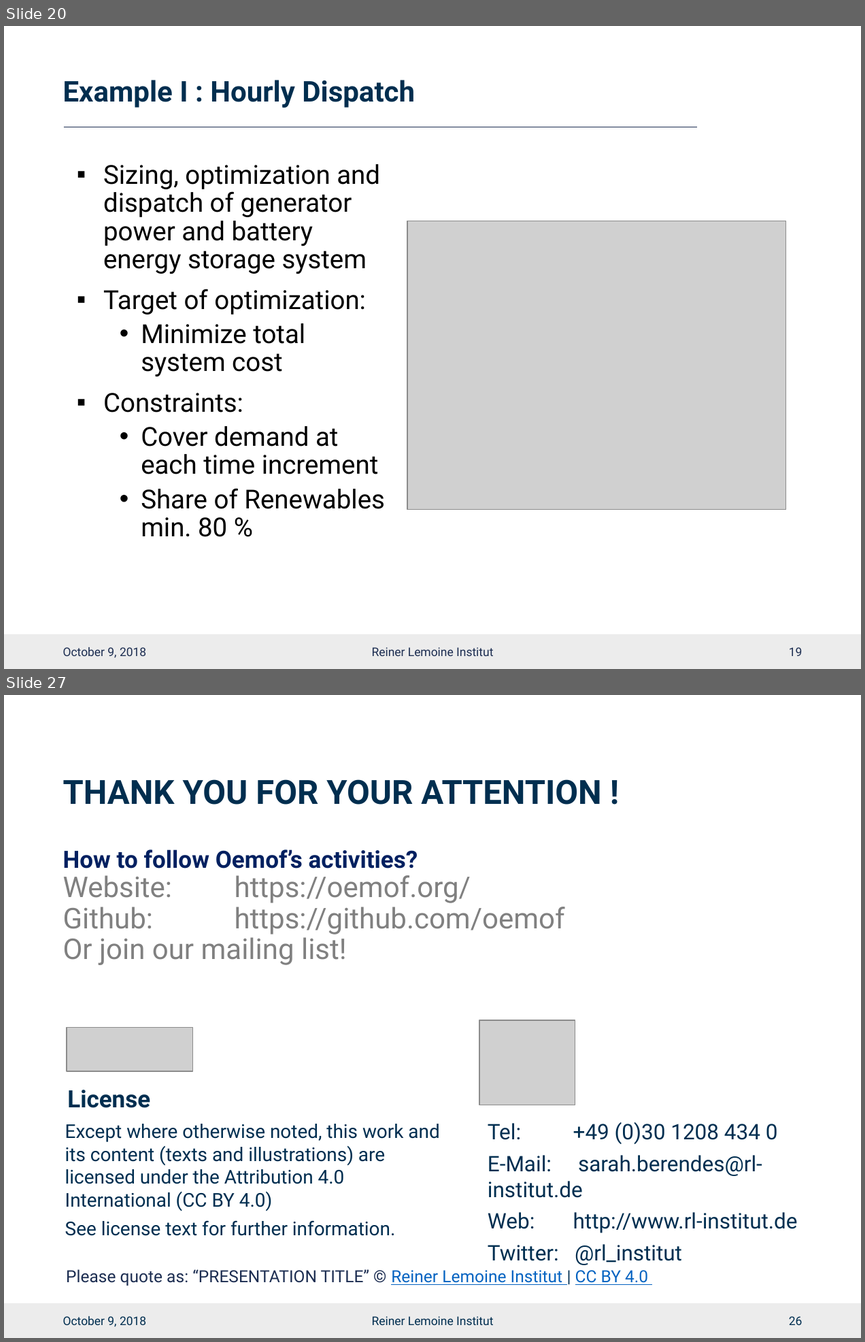
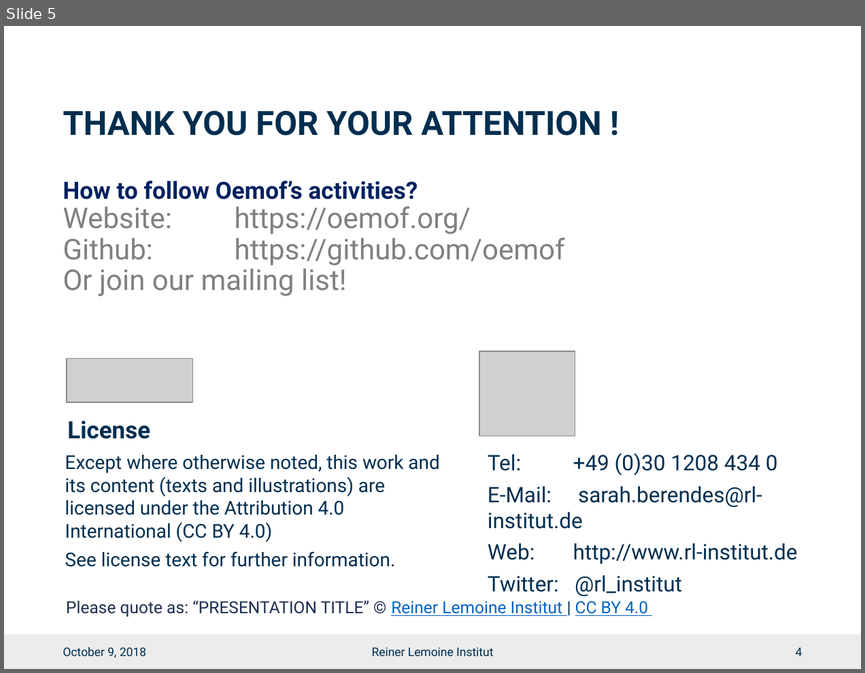
Before and after one commit to smartie2076/oemof_workshop, a slide deck: Oemof_Workshop_11_Closing.pptx. Shown one above the other, each under a label of ours: slides 20 and 27 before the commit, slide 5 after it; the slides between them are not shown. The pictures are 865x1342 and 865x673 pixels, drawn with LibreOffice and Linux fonts; fonts in the diff are those of the drawing; grey boxes stand for pictures; background and template pictures are left out. Boxes give left, top, right and bottom in pixels: in the first picture for what was removed or moved away, otherwise in the second. Text is boxed around its words. In the diff, an @@ line names an element or a change of style, - is before the commit and + after.

```diff
--- a/Oemof_Workshop_11_Closing.pptx
+++ b/Oemof_Workshop_11_Closing.pptx
@@ slide 20 removed at [4,26,861,669], background #FFFFFF; not listed: 1 template element that a slide beside it also shows @@
@@ title removed at [63,80,415,108] @@
-Example I : Hourly Dispatch
@@ line removed from (64, 127) to (697, 127) @@
@@ text removed at [103,164,385,537] @@
-▪ Sizing, optimization and dispatch of generator power and battery energy storage system
-▪ Target of optimization:
-  • Minimize total system cost
-▪ Constraints:
-  • Cover demand at each time increment
-  • Share of Renewables min. 80 %
@@ picture removed at [407,220,786,508] @@
@@ text removed at [63,647,146,657] @@
-October 9, 2018
@@ text removed at [372,647,493,656] @@
-Reiner Lemoine Institut
@@ page number removed at [789,647,802,656] @@
-19
@@ what was slide 27 is now slide 5 @@
@@ page number at [796,647,802,656]: text changed @@
-26
+4
```
Also in this commit, not shown: 1 slide changed, 2 slides added, 23 other slides removed, 3 other files.
